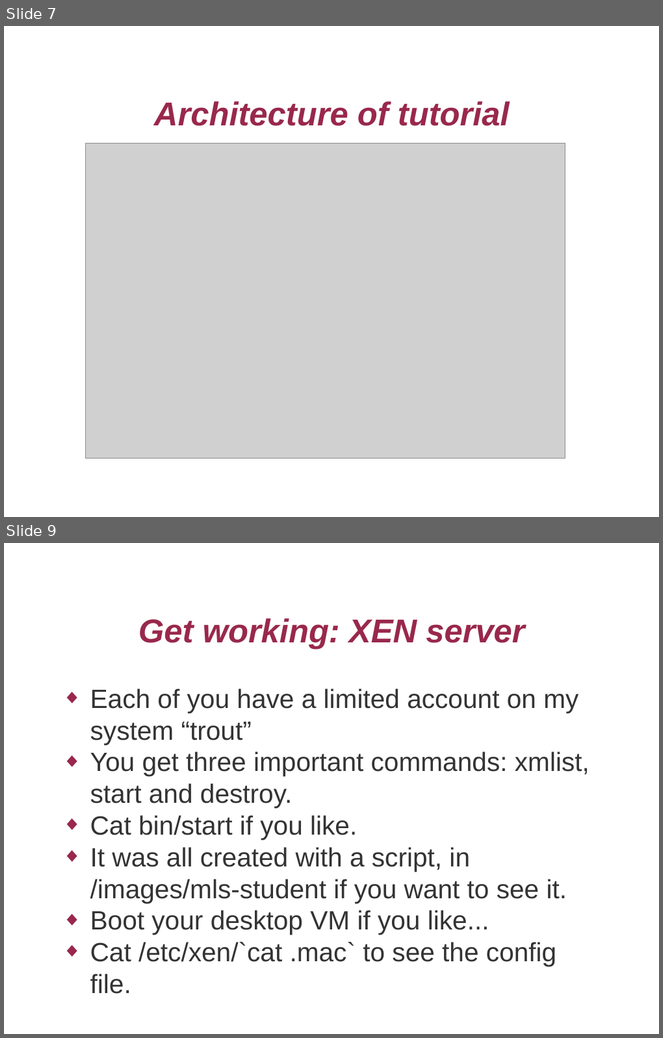
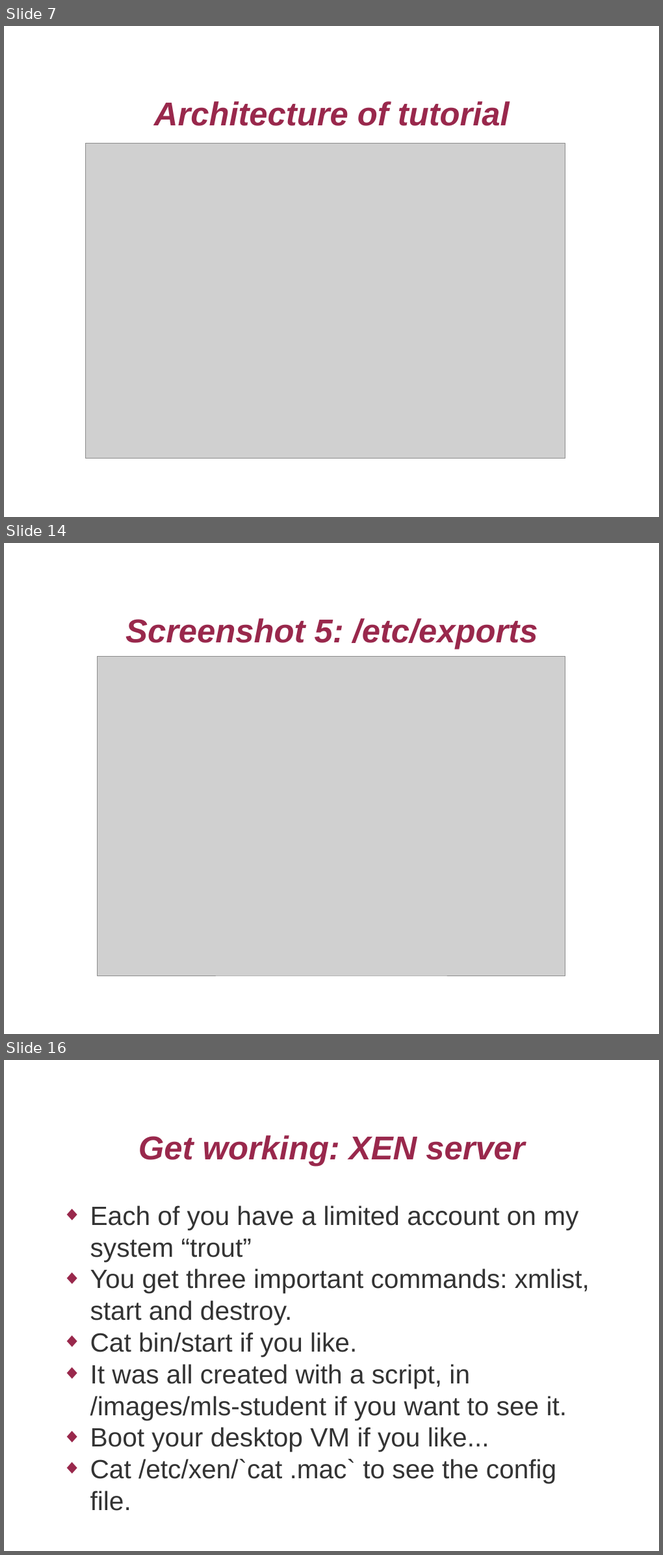
Before and after one commit to mcr/ols2009-campus-desktop, a slide deck: campusdesktop.odp. Shown one above the other, each under a label of ours: slides 7 and 9 before the commit, slides 7, 14 and 16 after it; the slides between them are not shown. The pictures are 663x1038 and 663x1555 pixels, drawn with LibreOffice and Linux fonts; fonts in the diff are those of the drawing; grey boxes stand for pictures; background and template pictures are left out. Boxes give left, top, right and bottom in pixels: in the first picture for what was removed or moved away, otherwise in the second. Text is boxed around its words. In the diff, an @@ line names an element or a change of style, - is before the commit and + after.

```diff
--- a/campusdesktop.odp
+++ b/campusdesktop.odp
@@ slide 14 added at bbox=[4, 543, 659, 1034], background picture (left out) @@
@@ title added at bbox=[126, 618, 538, 649], 40 pt, text #99284C, bold, italic @@
+Screenshot 5: /etc/exports
@@ picture added at bbox=[98, 657, 565, 976] @@
@@ what was slide 9 is now slide 16 @@
```
Also in this commit, not shown: 4 slides changed, 26 other slides added, 2 slides removed, 3 other files.
